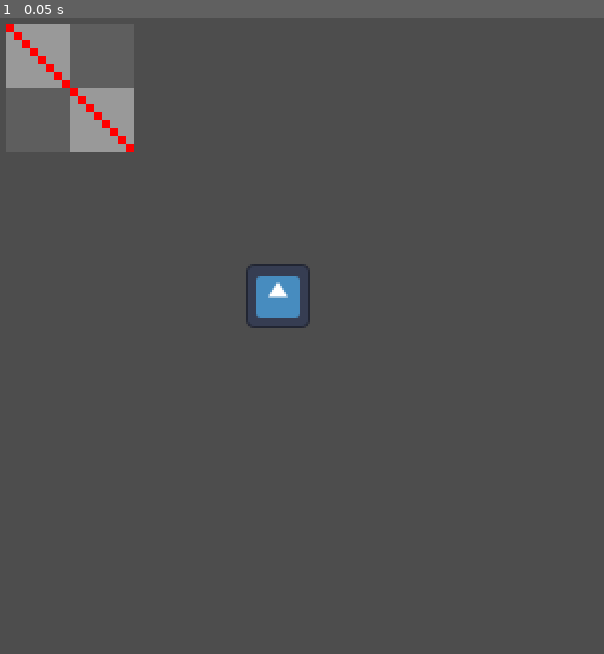
Above: before the commit, frame 1.
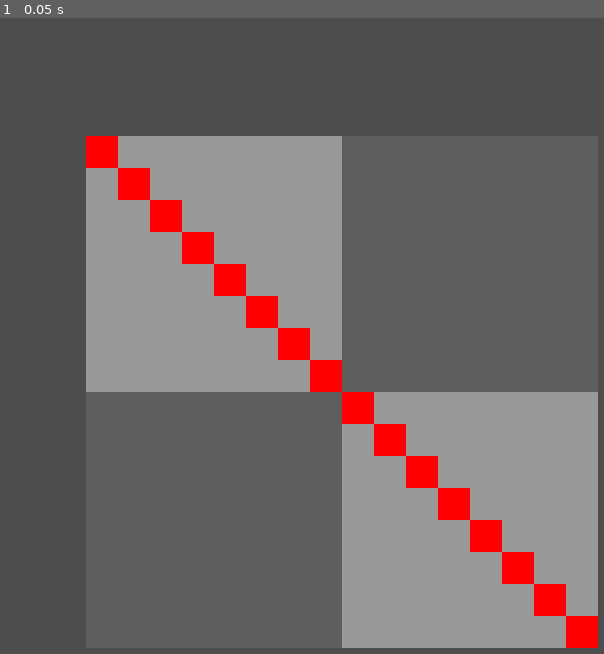
Above: after the commit, the same moment.

Repository: kennethbchen/Fireworkshop-Game
Game: Godot game, scene res://main.tscn
The game is run twice, just before and just after one commit, with the same random seed, the same clock (stepped at 60 frames per second) and the same inputs. The engine's default icon, where the game draws it, is replaced by a stand-in: a white triangle on a blue panel in a dark square.
Inputs:
- Up to frame 1 (0.05 s): no input

The runs differ from the first frame. In frame 1, 36% of the frame differs, in the area x 0-100%, y 0-100%.

Commit message:
Implemented simple drawing with mouse

Diff:
--- a/main.tscn
+++ b/main.tscn
@@ -1,7 +1,7 @@
 [gd_scene load_steps=6 format=3 uid="uid://i7vtjolmol5c"]
 
 [ext_resource type="Script" path="res://scripts/debug_commands.gd" id="1_255dg"]
-[ext_resource type="Texture2D" uid="uid://ct8wdx0sna33v" path="res://icon.svg" id="1_hb8hu"]
+[ext_resource type="Script" path="res://scripts/player_controls.gd" id="2_3u3oc"]
 [ext_resource type="Script" path="res://scripts/frame.gd" id="3_c1rli"]
 
 [sub_resource type="StyleBoxFlat" id="StyleBoxFlat_h6s55"]
@@ -14,25 +14,27 @@
 [node name="DebugCommands" type="Node" parent="."]
 script = ExtResource("1_255dg")
 
-[node name="Icon" type="Sprite2D" parent="."]
-position = Vector2(144, 144)
-texture = ExtResource("1_hb8hu")
+[node name="PlayerControls" type="Node" parent="." node_paths=PackedStringArray("frame")]
+script = ExtResource("2_3u3oc")
+frame = NodePath("../CanvasLayer/Frame")
 
 [node name="CanvasLayer" type="CanvasLayer" parent="."]
 
 [node name="Frame" type="TextureRect" parent="CanvasLayer"]
-offset_left = 8.0
-offset_top = 8.0
-offset_right = 24.0
-offset_bottom = 24.0
-scale = Vector2(4, 4)
+offset_left = 48.0
+offset_top = 64.0
+offset_right = 64.0
+offset_bottom = 80.0
+scale = Vector2(16, 16)
 script = ExtResource("3_c1rli")
+metadata/_edit_group_ = true
 
 [node name="Panel" type="Panel" parent="CanvasLayer/Frame"]
 z_index = -1
 layout_mode = 0
 offset_right = 8.0
 offset_bottom = 8.0
+mouse_filter = 2
 theme_override_styles/panel = SubResource("StyleBoxFlat_h6s55")
 
 [node name="Panel2" type="Panel" parent="CanvasLayer/Frame"]
@@ -41,6 +43,7 @@
 offset_left = 8.0
 offset_right = 16.0
 offset_bottom = 8.0
+mouse_filter = 2
 theme_override_styles/panel = SubResource("StyleBoxFlat_xvl0s")
 
 [node name="Panel3" type="Panel" parent="CanvasLayer/Frame"]
@@ -49,6 +52,7 @@
 offset_top = 8.0
 offset_right = 8.0
 offset_bottom = 16.0
+mouse_filter = 2
 theme_override_styles/panel = SubResource("StyleBoxFlat_xvl0s")
 
 [node name="Panel4" type="Panel" parent="CanvasLayer/Frame"]
@@ -58,4 +62,5 @@
 offset_top = 8.0
 offset_right = 16.0
 offset_bottom = 16.0
+mouse_filter = 2
 theme_override_styles/panel = SubResource("StyleBoxFlat_h6s55")
--- a/scripts/frame.gd
+++ b/scripts/frame.gd
@@ -1,4 +1,6 @@
 extends TextureRect
+
+class_name Frame
 
 var width: int = 16
 var height: int = 16
@@ -18,9 +20,16 @@
 
 	texture = ImageTexture.create_from_image(img)
 
-	print(texture.get_image().get_pixel(0,0))
 	size = Vector2(width, height)
 
+func set_pixel_from_global_position(pos: Vector2, color: Color):
+
+	if not is_global_position_in_bounds(pos):
+		return
+
+	var pix_position: Vector2 = get_pix_from_global_position(pos)
+	img.set_pixel(pix_position.x, pix_position.y, color)
+	texture.update(img)
 
 # NOTE: 0 Indexed
 func get_pix_from_global_position(pos: Vector2) -> Vector2:
@@ -32,7 +41,7 @@
 	var relative_position: Vector2 = pos - global_position
 
 	# Account for scale of frame
-	relative_position *= scale
+	relative_position /= scale
 	relative_position = relative_position.floor()
 
 	return relative_position
@@ -41,6 +50,7 @@
 
 # NOTE: Probably doesn't work if frame is rotated
 func is_global_position_in_bounds(pos: Vector2) -> bool:
+	print(get_rect().has_point(pos))
 	return get_rect().has_point(pos)
 
 func is_pix_in_bounds(pos: Vector2) -> bool:
@@ -52,7 +62,5 @@
 
 	return true
 
-
-
 func _process(delta):
 	pass
--- /dev/null
+++ b/scripts/player_controls.gd
@@ -0,0 +1,23 @@
+extends Node
+
+@export var frame: Frame
+
+var tool_active: bool
+# Called when the node enters the scene tree for the first time.
+func _ready():
+	pass # Replace with function body.
+
+func _input(event):
+	print(event)
+	if event is InputEventMouseButton and event.button_index == MouseButton.MOUSE_BUTTON_LEFT:
+		if event.is_pressed():
+			tool_active = true
+
+		if event.is_released():
+			tool_active = false
+
+	if event is InputEventMouseMotion:
+
+		if tool_active:
+			frame.set_pixel_from_global_position(get_viewport().get_mouse_position(), Color.BLUE)
+			print(frame.is_global_position_in_bounds(get_viewport().get_mouse_position()))
